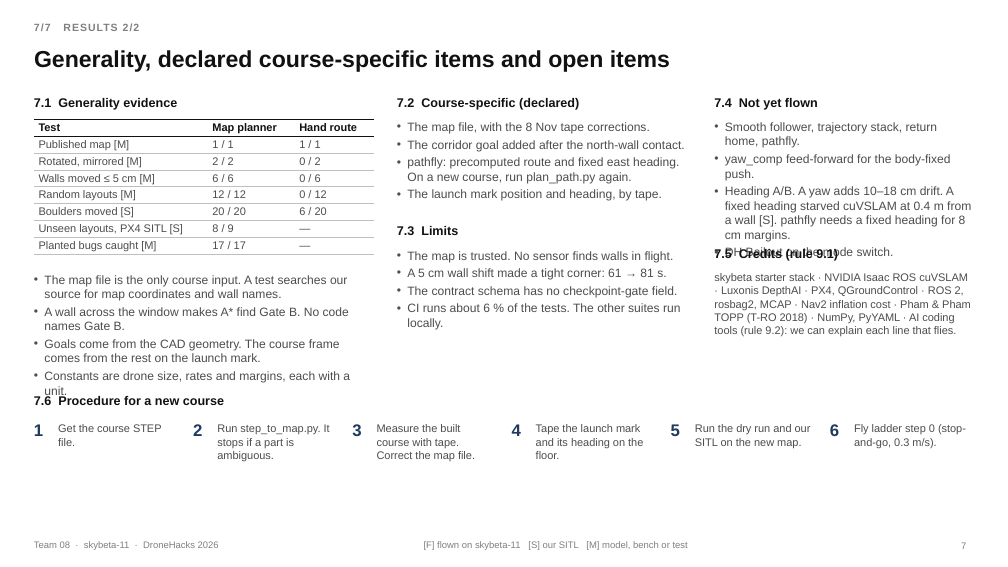
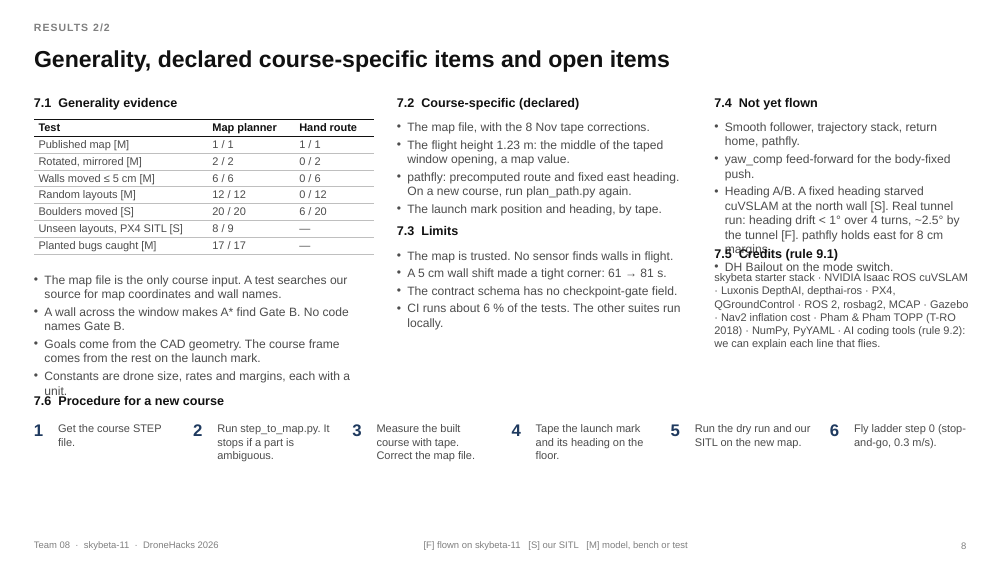
Before and after one commit to moterodiaz/DroneHacks, a slide deck: slide 8 of docs/presentation/DroneHacks-Team08-technical.pptx (slide 7 before the commit). Drawn at 1008x567 pixels with LibreOffice and Linux fonts; fonts in the diff are those of the drawing. Boxes give left, top, right and bottom in pixels: in the first picture for what was removed or moved away, otherwise in the second. Text is boxed around its words. In the diff, an @@ line names an element or a change of style, - is before the commit and + after.

```diff
--- a/docs/presentation/DroneHacks-Team08-technical.pptx
+++ b/docs/presentation/DroneHacks-Team08-technical.pptx
@@ text at <box>34,23,110,31</box>: text changed @@
-7/7 RESULTS 2/2
+RESULTS 2/2
@@ text at <box>407,140,663,166</box>: text changed @@
-• The corridor goal added after the north-wall contact.
+• The flight height 1.23 m: the middle of the taped window opening, a map value.
@@ text at <box>725,186,960,256</box>: text changed @@
-• Heading A/B. A yaw adds 10–18 cm drift. A fixed heading starved cuVSLAM at 0.4 m from a wall [S]. pathfly needs a fixed heading for 8 cm margins.
+• Heading A/B. A fixed heading starved cuVSLAM at the north wall [S]. Real tunnel run: heading drift < 1° over 4 turns, ~2.5° by the tunnel [F]. pathfly holds east for 8 cm margins.
@@ text at <box>714,273,968,349</box>: text changed @@
-skybeta starter stack · NVIDIA Isaac ROS cuVSLAM · Luxonis DepthAI · PX4, QGroundControl · ROS 2, rosbag2, MCAP · Nav2 inflation cost · Pham & Pham TOPP (T-RO 2018) · NumPy, PyYAML · AI coding tools (rule 9.2): we can explain each line that flies.
+skybeta starter stack · NVIDIA Isaac ROS cuVSLAM · Luxonis DepthAI, depthai-ros · PX4, QGroundControl · ROS 2, rosbag2, MCAP · Gazebo · Nav2 inflation cost · Pham & Pham TOPP (T-RO 2018) · NumPy, PyYAML · AI coding tools (rule 9.2): we can explain each line that flies.
@@ page number at <box>961,542,966,549</box>: text changed @@
-7
+8
```
Also in this commit, not shown: 6 other slides changed, 1 slide added, 6 other files.
